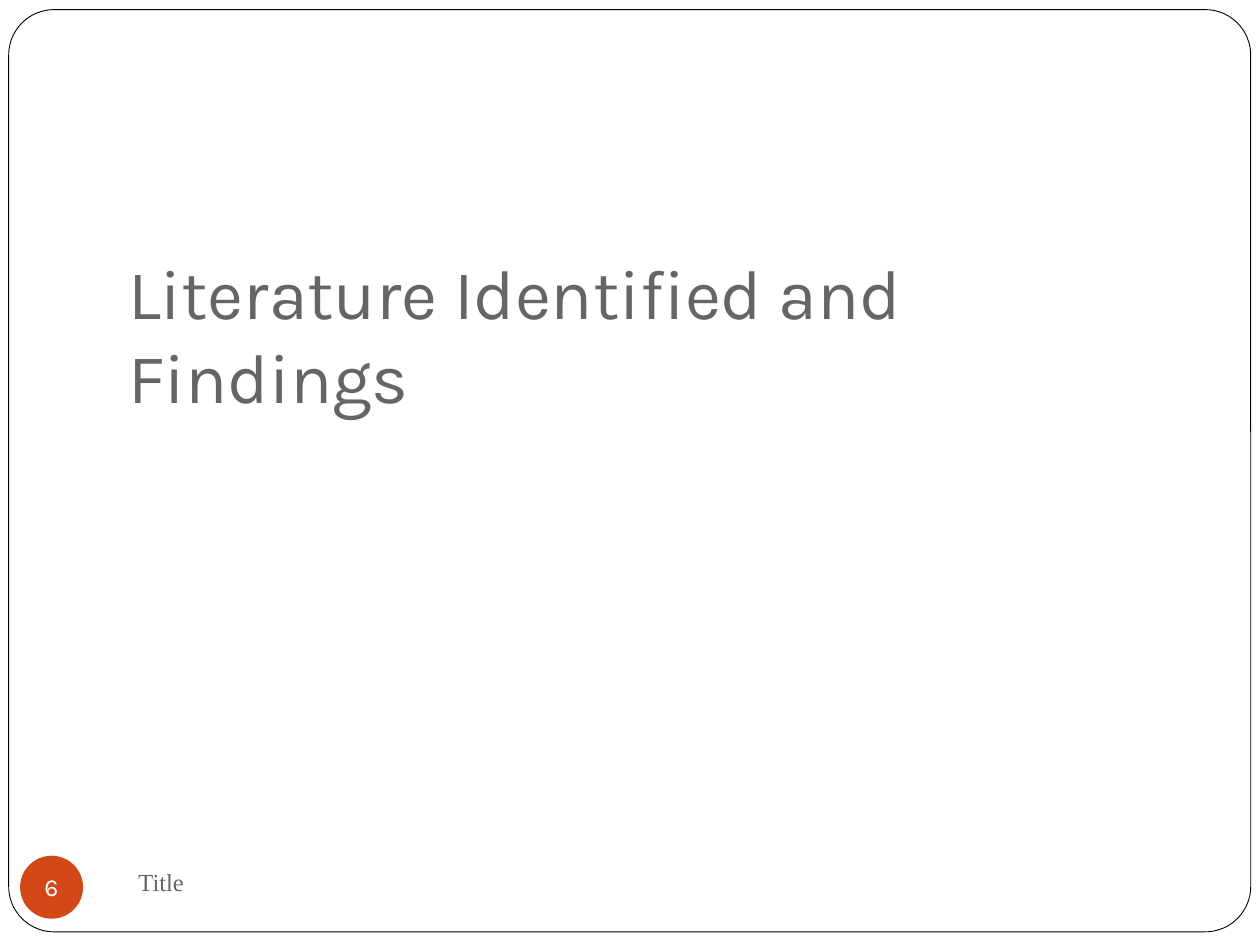
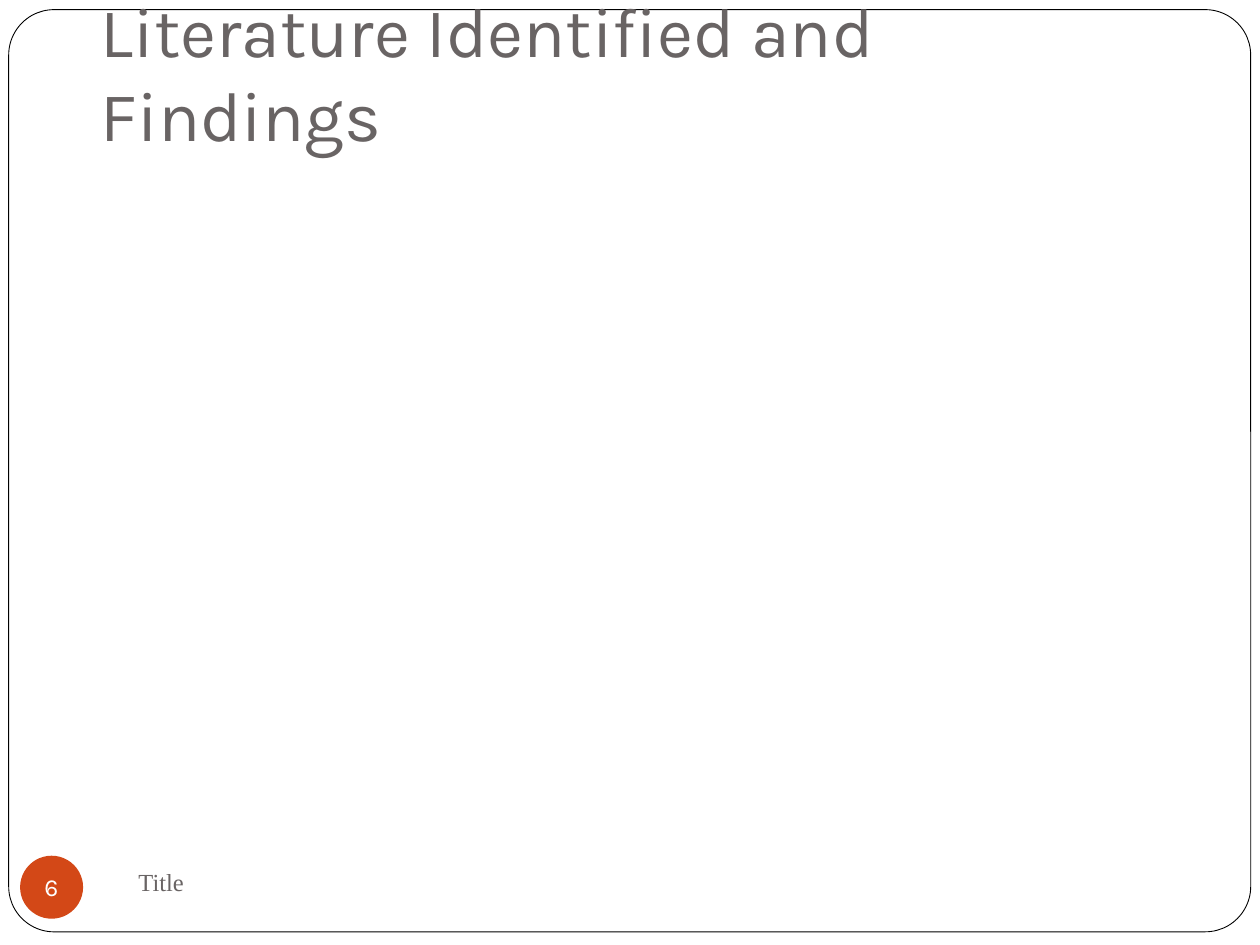
Before and after one commit to CreativeCrops/review-III, a slide deck: slide 6 of Second Review Presentation.pptx. Drawn at 1260x945 pixels with LibreOffice and Linux fonts; fonts in the diff are those of the drawing. Boxes give left, top, right and bottom in pixels: in the first picture for what was removed or moved away, otherwise in the second. Text is boxed around its words. In the diff, an @@ line names an element or a change of style, - is before the commit and + after.

```diff
--- a/Second Review Presentation.pptx
+++ b/Second Review Presentation.pptx
@@ title "Literature Identified and Findings": place and size @@
-title "Literature Identified and Findings" at bbox=[128, 271, 901, 420]
+title "Literature Identified and Findings" at bbox=[101, 9, 873, 157]
```
Also in this commit, not shown: 1 slide removed, 3 other files.
